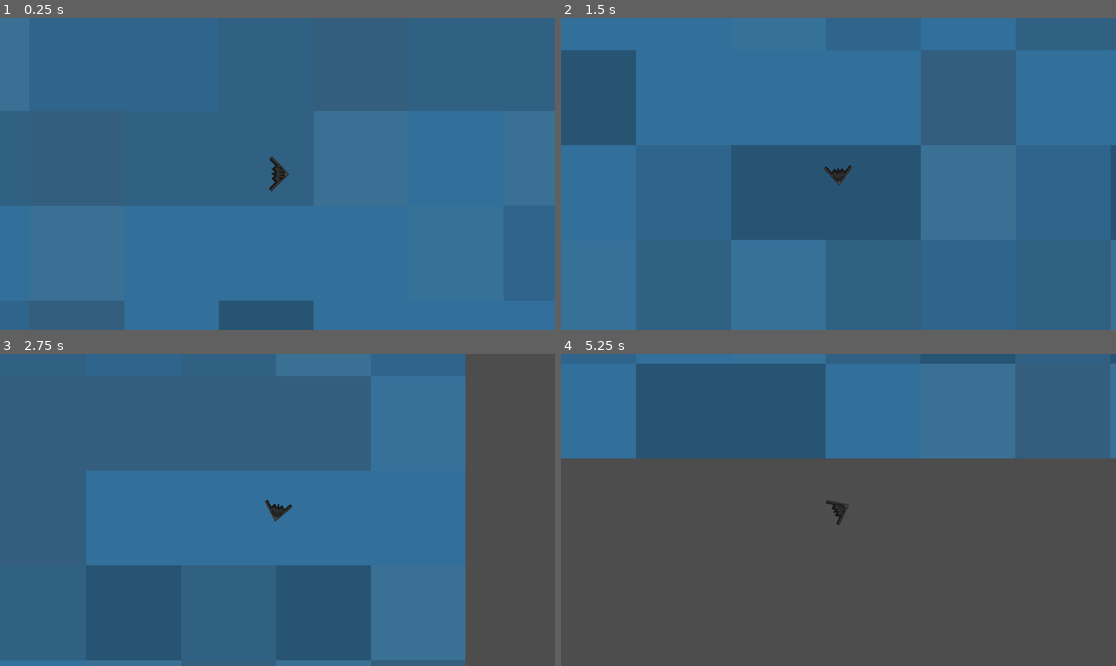
Above: before the commit, frames 1-4 (two rows, left to right).
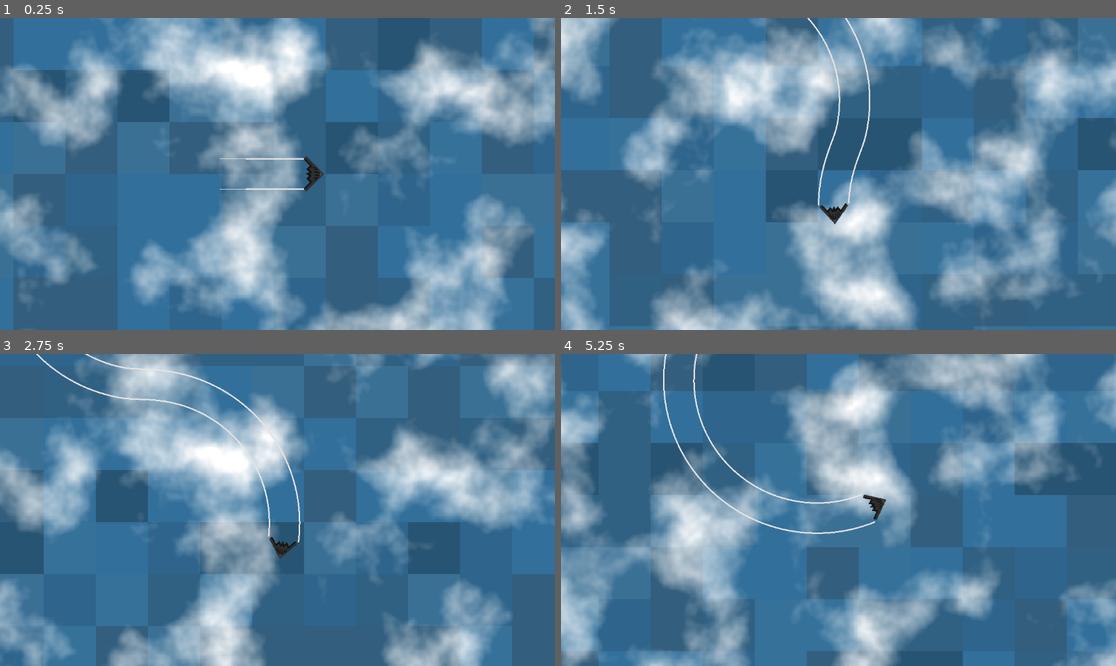
Above: after the commit, the same moments.

Repository: Godot-With-Me/EndlessFlying
Game: Godot game, scene res://Scenes/main.tscn
Same seed, same stepped clock (60 frames per second), same inputs: the game is played once before the commit and once after it.
Inputs:
- Up to frame 1 (0.25 s): no input
- Up to frame 2 (1.5 s): hold D (move_right) 0.53-1.28 s; hold A (move_left) from 1.28 s (still down)
- Up to frame 3 (2.75 s): release A (move_left) at 2.03 s; hold D (move_right) from 2.03 s (still down)
- Up to frame 4 (5.25 s): release D (move_right) at 3.53 s; hold A (move_left) from 3.53 s (still down)

The runs differ from the first frame. In frame 1, 51% of the frame differs, in the area x 0-100%, y 0-100%; in frame 2, 59%; in frame 3, 67%; in frame 4, 87%.

Commit message:
Video 2
Parallax background, layers and Trails added with the upload of 2nd video.

Diff:
--- /dev/null
+++ b/VideoFlying/AdditionalAssets/clouds.gdshader
@@ -0,0 +1,17 @@
+shader_type canvas_item;
+
+uniform sampler2D noise_texture: repeat_enable, filter_nearest;
+
+uniform float density;
+
+uniform vec2 speed = vec2(0.02, 0.01);
+
+void fragment() {
+	vec2 uv = UV + speed * TIME;
+
+	float noise = texture(noise_texture, uv).r;
+
+	float fog = clamp(noise * 2.0 - 1.0, 0.0, 1.0);
+
+	COLOR.a *= fog * density;
+}
--- /dev/null
+++ b/VideoFlying/Scenes/GameManager.gd
@@ -0,0 +1,17 @@
+extends Node2D
+
+@onready var ground = $ParallaxBackground/Ground
+@onready var sprite_ground = $ParallaxBackground/Ground/Sprite2D
+
+@onready var clouds = $ParallaxBackground/Clouds
+@onready var color_rect_clouds = $ParallaxBackground/Clouds/ColorRect
+
+func _process(delta):
+	var screen_max_size = max(get_viewport().get_visible_rect().size.x, get_viewport().get_visible_rect().size.y)
+
+	ground.motion_mirroring = Vector2(screen_max_size, screen_max_size)
+	sprite_ground.scale = Vector2(screen_max_size / 16, screen_max_size / 16)
+	sprite_ground.position = Vector2(screen_max_size / 2, screen_max_size / 2)
+
+	clouds.motion_mirroring = Vector2(screen_max_size, screen_max_size)
+	color_rect_clouds.size = Vector2(screen_max_size, screen_max_size)
--- a/VideoFlying/Scenes/main.tscn
+++ b/VideoFlying/Scenes/main.tscn
@@ -1,16 +1,59 @@
-[gd_scene load_steps=3 format=3 uid="uid://cx0pjcqpdet4n"]
+[gd_scene load_steps=10 format=3 uid="uid://cx0pjcqpdet4n"]
 
 [ext_resource type="PackedScene" uid="uid://qmypo8skp7ok" path="res://Scenes/airplane.tscn" id="1_rcvl6"]
+[ext_resource type="Script" path="res://Scenes/GameManager.gd" id="1_vsgul"]
 [ext_resource type="Texture2D" uid="uid://c77nv3twq0r" path="res://Assets/water.png" id="2_gc3ao"]
+[ext_resource type="Shader" path="res://AdditionalAssets/clouds.gdshader" id="4_n0mex"]
+[ext_resource type="PackedScene" uid="uid://cojpcfuy8o6oq" path="res://Scenes/trail.tscn" id="5_q462h"]
+
+[sub_resource type="Gradient" id="Gradient_6i6hv"]
+
+[sub_resource type="FastNoiseLite" id="FastNoiseLite_0y0x2"]
+
+[sub_resource type="NoiseTexture2D" id="NoiseTexture2D_5a1f0"]
+seamless = true
+color_ramp = SubResource("Gradient_6i6hv")
+noise = SubResource("FastNoiseLite_0y0x2")
+
+[sub_resource type="ShaderMaterial" id="ShaderMaterial_nqokl"]
+shader = ExtResource("4_n0mex")
+shader_parameter/density = 1.2
+shader_parameter/speed = Vector2(0.02, 0.01)
+shader_parameter/noise_texture = SubResource("NoiseTexture2D_5a1f0")
 
 [node name="main" type="Node2D"]
-
-[node name="Sprite2D" type="Sprite2D" parent="."]
-position = Vector2(44, 44)
-scale = Vector2(131.25, 131.25)
-texture = ExtResource("2_gc3ao")
+script = ExtResource("1_vsgul")
 
 [node name="Airplane" parent="." instance=ExtResource("1_rcvl6")]
 
 [node name="Camera2D" type="Camera2D" parent="Airplane"]
 zoom = Vector2(1.5, 1.5)
+position_smoothing_enabled = true
+position_smoothing_speed = 8.0
+
+[node name="RightWing" type="Node2D" parent="Airplane"]
+position = Vector2(-11, 21)
+
+[node name="LeftWing" type="Node2D" parent="Airplane"]
+position = Vector2(-11, -21)
+
+[node name="ParallaxBackground" type="ParallaxBackground" parent="."]
+
+[node name="Ground" type="ParallaxLayer" parent="ParallaxBackground"]
+
+[node name="Sprite2D" type="Sprite2D" parent="ParallaxBackground/Ground"]
+texture = ExtResource("2_gc3ao")
+
+[node name="Clouds" type="ParallaxLayer" parent="ParallaxBackground"]
+motion_scale = Vector2(1.5, 1.5)
+
+[node name="ColorRect" type="ColorRect" parent="ParallaxBackground/Clouds"]
+material = SubResource("ShaderMaterial_nqokl")
+offset_right = 40.0
+offset_bottom = 40.0
+
+[node name="Line2D" parent="." node_paths=PackedStringArray("node") instance=ExtResource("5_q462h")]
+node = NodePath("../Airplane/RightWing")
+
+[node name="Line2D2" parent="." node_paths=PackedStringArray("node") instance=ExtResource("5_q462h")]
+node = NodePath("../Airplane/LeftWing")
--- /dev/null
+++ b/VideoFlying/Scenes/trail.gd
@@ -0,0 +1,16 @@
+class_name Trail
+extends Line2D
+
+@export var node : Node2D
+
+const MAX_POINTS : int = 200
+@onready var curve = Curve2D.new()
+
+func _process(delta):
+	if node.get_parent().visible:
+		curve.add_point(node.global_position)
+		if curve.get_baked_points().size() > MAX_POINTS:
+			curve.remove_point(0)
+	else:
+		curve.clear_points()
+	points = curve.get_baked_points()
--- /dev/null
+++ b/VideoFlying/Scenes/trail.tscn
@@ -0,0 +1,14 @@
+[gd_scene load_steps=3 format=3 uid="uid://cojpcfuy8o6oq"]
+
+[ext_resource type="Script" path="res://Scenes/trail.gd" id="1_nml6q"]
+
+[sub_resource type="Curve" id="Curve_wp3xo"]
+_data = [Vector2(0, 0), 0.0, 0.0, 0, 0, Vector2(0.497778, 1), 0.0, 0.0, 0, 0]
+point_count = 2
+
+[node name="Line2D" type="Line2D"]
+z_index = -1
+width = 2.0
+width_curve = SubResource("Curve_wp3xo")
+default_color = Color(0.894922, 0.894922, 0.894922, 1)
+script = ExtResource("1_nml6q")
Not shown, added: VideoFlying/.gitattributes
Not shown, added: VideoFlying/.gitignore
